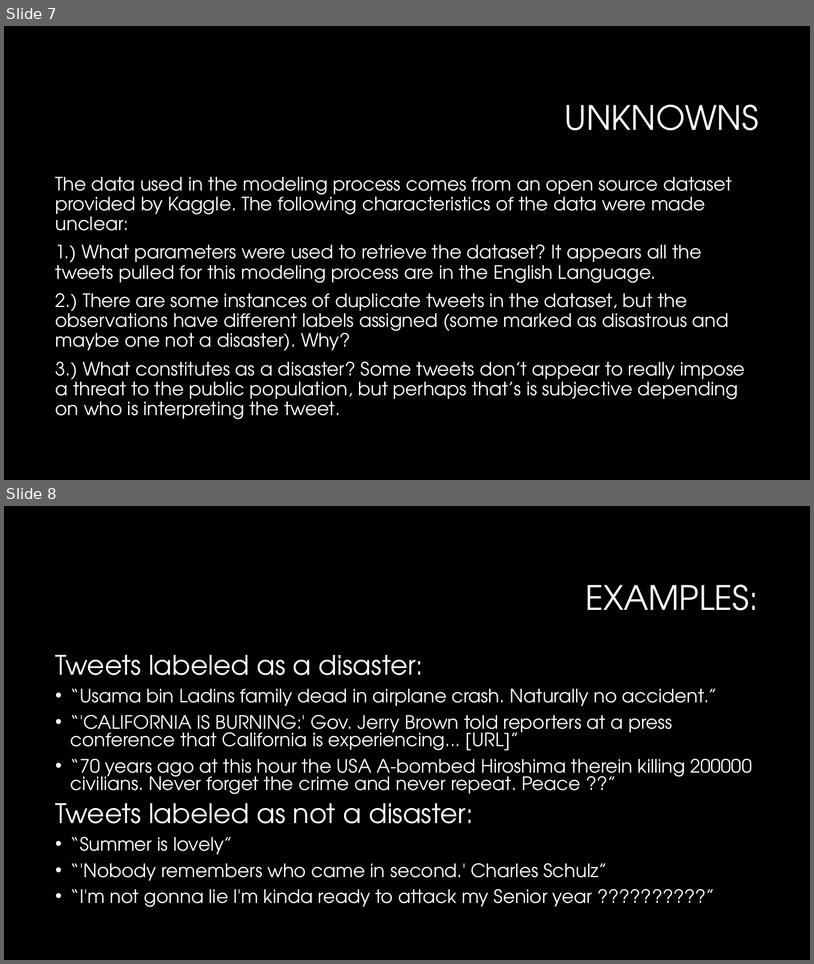
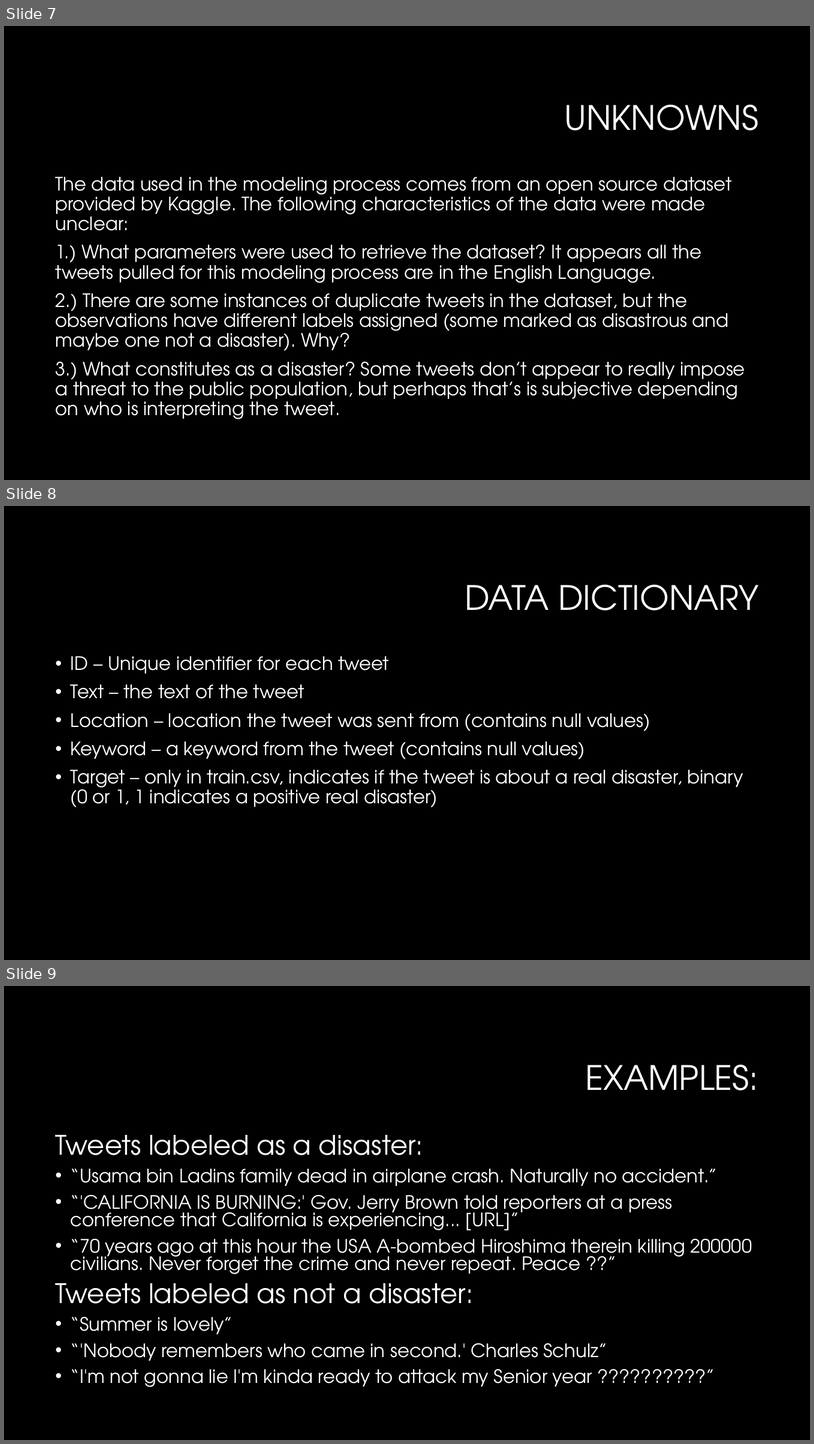
Before and after one commit to megancusey/DataScienceProjects, a slide deck: MDS 564 - Twitter NLP Text Analysis/Client Presentation.pptx. Shown one above the other, each under a label of ours: slides 7 and 8 before the commit, slides 7, 8 and 9 after it. The pictures are 814x964 and 814x1444 pixels, drawn with LibreOffice and Linux fonts; fonts in the diff are those of the drawing; background and template pictures are left out. Boxes give left, top, right and bottom in pixels: in the first picture for what was removed or moved away, otherwise in the second. Text is boxed around its words. In the diff, an @@ line names an element or a change of style, - is before the commit and + after.

```diff
--- a/MDS 564 - Twitter NLP Text Analysis/Client Presentation.pptx
+++ b/MDS 564 - Twitter NLP Text Analysis/Client Presentation.pptx
@@ slide 8 added at (4, 506, 810, 960), background #000000 @@
@@ title added at (465, 585, 759, 610), 40 pt, text #FFFFFF @@
+DATA DICTIONARY
@@ text added at (71, 656, 744, 807), 22 pt, text #FFFFFF @@
+• ID – Unique identifier for each tweet
+• Text – the text of the tweet
+• Location – location the tweet was sent from (contains null values)
+• Keyword – a keyword from the tweet (contains null values)
+• Target – only in train.csv, indicates if the tweet is about a real disaster, binary (0 or 1, 1 indicates a positive real disaster)
@@ what was slide 8 is now slide 9 @@
```
Also in this commit, not shown: 1 slide changed, 2 other slides added, 4 other files.
